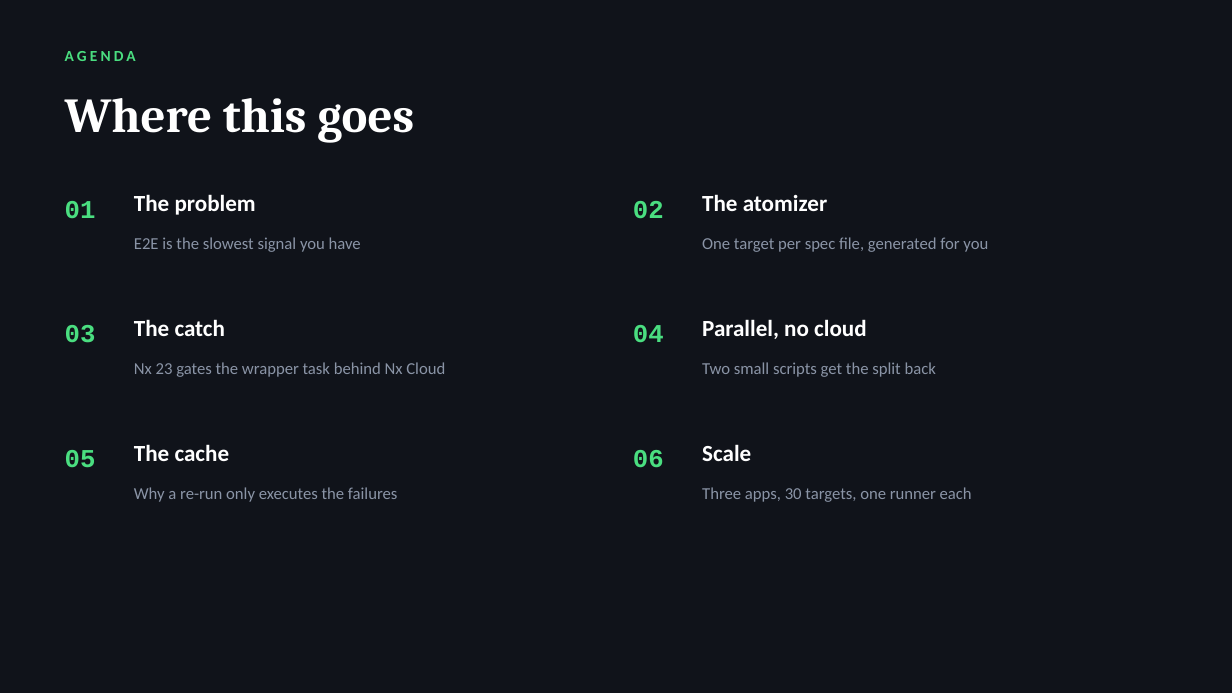
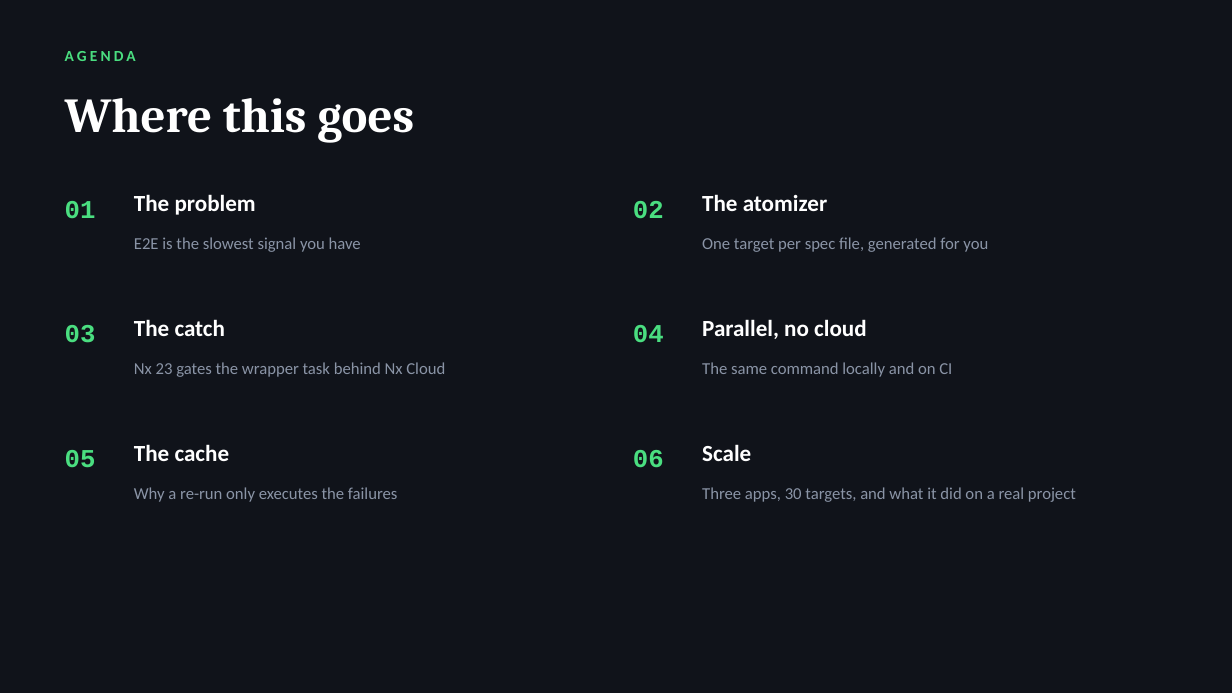
Before and after one commit to radzivil/nx-scaling-e2e-tests-with-atomizer, a slide deck: slide 3 of talk/Scaling-E2E-Tests-with-Nx.pptx (slide 2 before the commit). Drawn at 1232x693 pixels with LibreOffice and Linux fonts; fonts in the diff are those of the drawing. Boxes give left, top, right and bottom in pixels: in the first picture for what was removed or moved away, otherwise in the second. Text is boxed around its words. In the diff, an @@ line names an element or a change of style, - is before the commit and + after.

```diff
--- a/talk/Scaling-E2E-Tests-with-Nx.pptx
+++ b/talk/Scaling-E2E-Tests-with-Nx.pptx
@@ text at [702,362,952,377]: text changed @@
-Two small scripts get the split back
+The same command locally and on CI
@@ text at [702,487,1076,502]: text changed @@
-Three apps, 30 targets, one runner each
+Three apps, 30 targets, and what it did on a real project
```
Also in this commit, not shown: 13 slides added, 8 slides removed, 8 other files.
